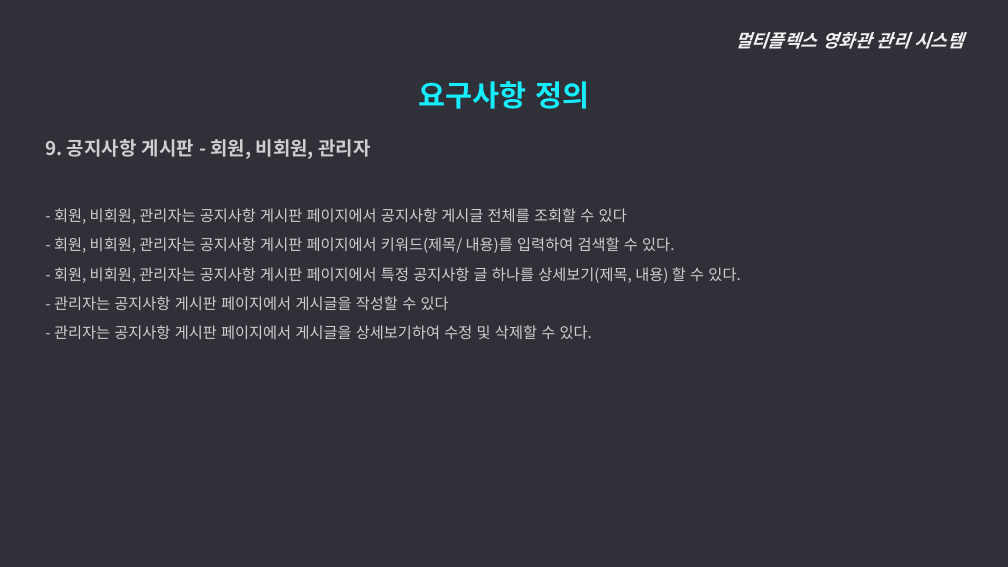
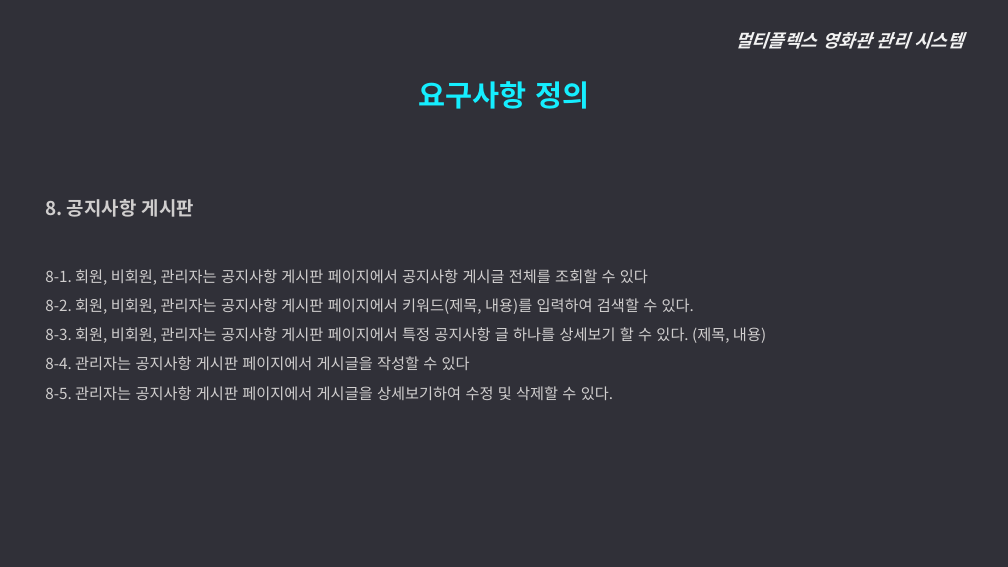
Before and after one commit to ywc-412/MultiplexTeamProject, a slide deck: slide 17 of 2조 시스템개요, 요구사항 정의.pptx (slide 18 before the commit). Drawn at 1008x567 pixels with LibreOffice and Linux fonts; fonts in the diff are those of the drawing. Boxes give left, top, right and bottom in pixels: in the first picture for what was removed or moved away, otherwise in the second. Text is boxed around its words. In the diff, an @@ line names an element or a change of style, - is before the commit and + after.

Commit message:
PPT, 요구사항정의 수정
메뉴구조도에서 할인정보 뺌

```diff
--- a/2조 시스템개요, 요구사항 정의.pptx
+++ b/2조 시스템개요, 요구사항 정의.pptx
@@ text at [45, 199, 766, 400]: text changed @@
-  9. 공지사항 게시판 - 회원, 비회원, 관리자
-  - 회원, 비회원, 관리자는 공지사항 게시판 페이지에서 공지사항 게시글 전체를 조회할 수 있다
-  - 회원, 비회원, 관리자는 공지사항 게시판 페이지에서 키워드(제목/ 내용)를 입력하여 검색할 수 있다.
-  - 회원, 비회원, 관리자는 공지사항 게시판 페이지에서 특정 공지사항 글 하나를 상세보기(제목, 내용) 할 수 있다.
-  - 관리자는 공지사항 게시판 페이지에서 게시글을 작성할 수 있다
-  - 관리자는 공지사항 게시판 페이지에서 게시글을 상세보기하여 수정 및 삭제할 수 있다.
+  8. 공지사항 게시판
+  8-1. 회원, 비회원, 관리자는 공지사항 게시판 페이지에서 공지사항 게시글 전체를 조회할 수 있다
+  8-2. 회원, 비회원, 관리자는 공지사항 게시판 페이지에서 키워드(제목, 내용)를 입력하여 검색할 수 있다.
+  8-3. 회원, 비회원, 관리자는 공지사항 게시판 페이지에서 특정 공지사항 글 하나를 상세보기 할 수 있다. (제목, 내용)
+  8-4. 관리자는 공지사항 게시판 페이지에서 게시글을 작성할 수 있다
+  8-5. 관리자는 공지사항 게시판 페이지에서 게시글을 상세보기하여 수정 및 삭제할 수 있다.
```
Also in this commit, not shown: 15 other slides changed, 1 slide added, 4 slides removed, 2 other files.
